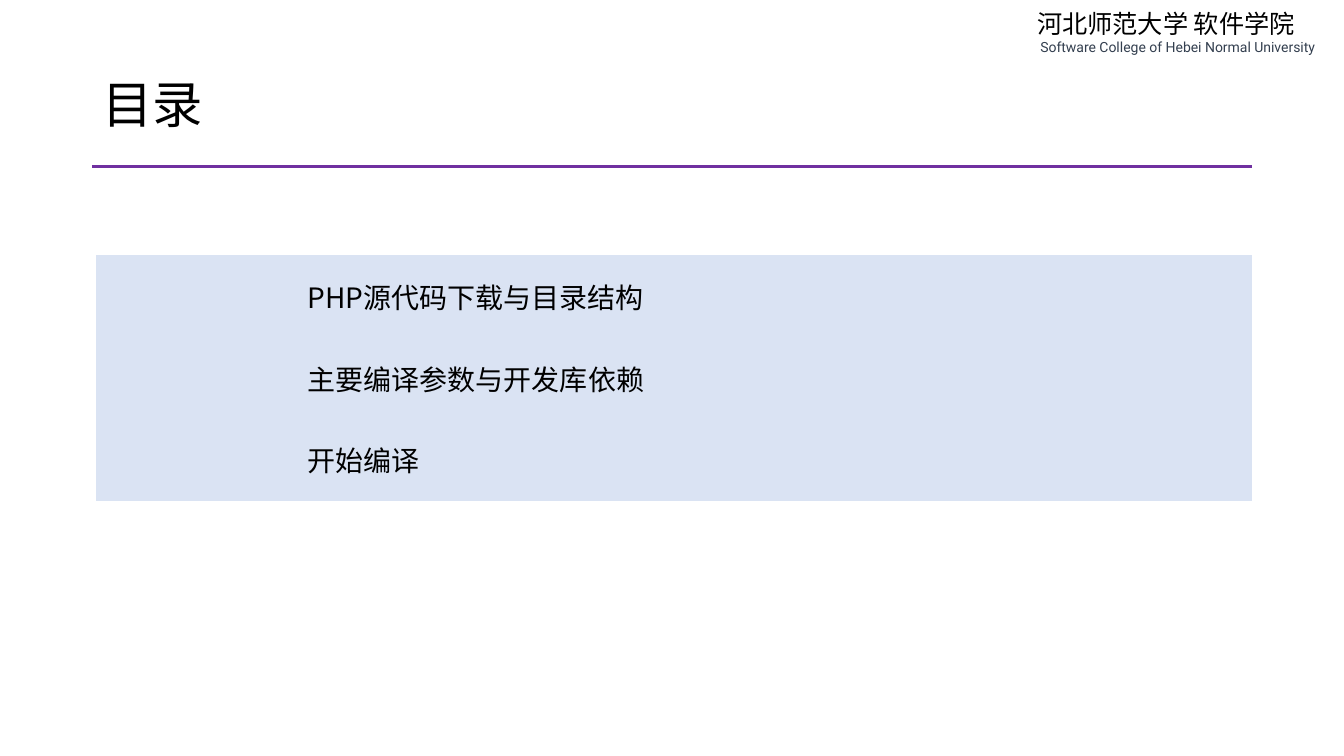
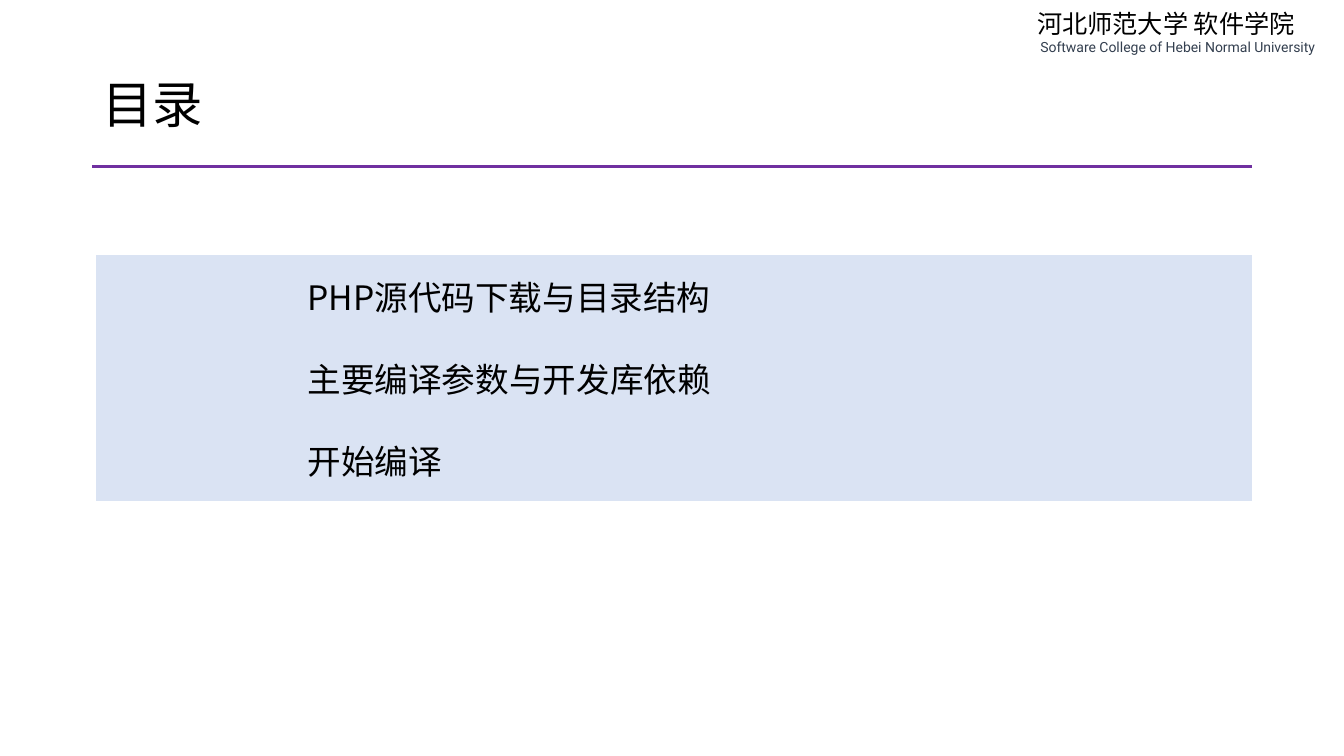
Before and after one commit to edu2act/course-php-serverside-development-on-linux, a slide deck: slide 3 of materials/slides/ch02-complie-php-source-code.pptx. Drawn at 1344x756 pixels with LibreOffice and Linux fonts; fonts in the diff are those of the drawing. Boxes give left, top, right and bottom in pixels: in the first picture for what was removed or moved away, otherwise in the second. Text is boxed around its words. In the diff, an @@ line names an element or a change of style, - is before the commit and + after.

```diff
--- a/materials/slides/ch02-complie-php-source-code.pptx
+++ b/materials/slides/ch02-complie-php-source-code.pptx
@@ table at bbox=[96, 255, 1252, 500] @@
@@ size 20 to 24 pt @@
```
Also in this commit, not shown: 13 other slides changed, 2 other files.
